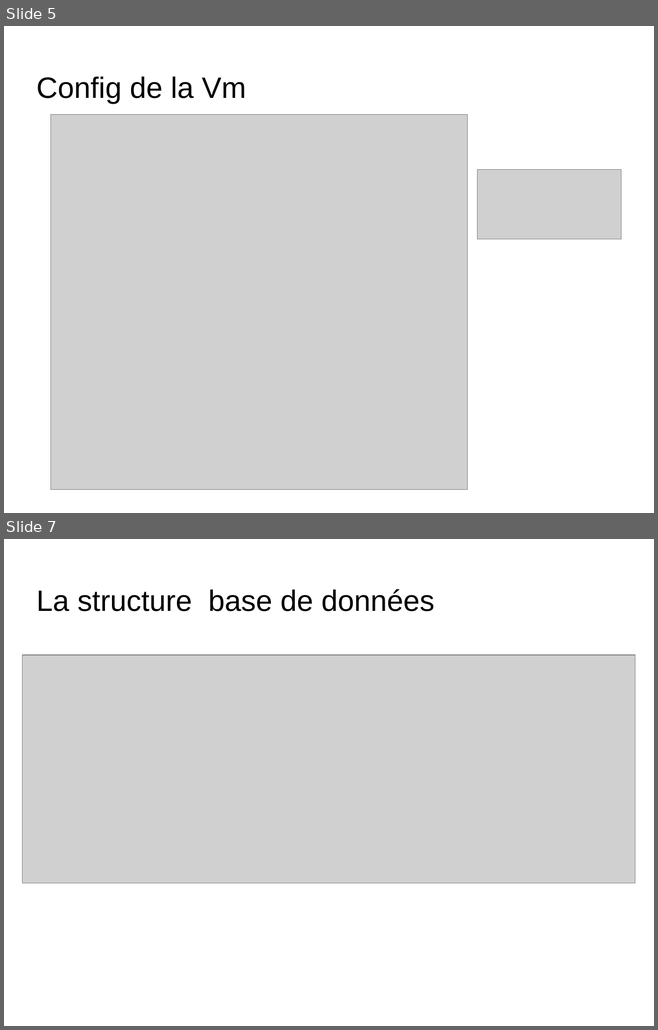
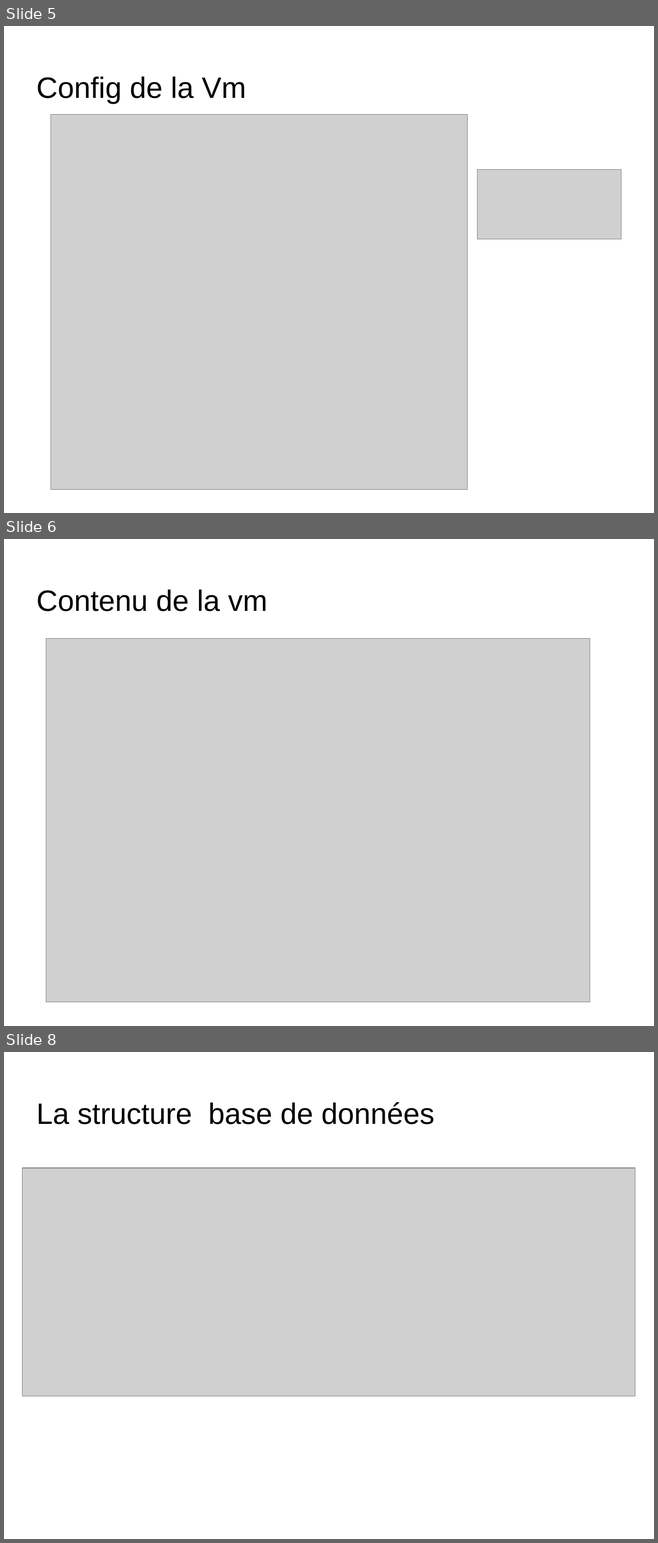
Before and after one commit to ClementM0512/Projet_Ortho, a slide deck: diapo karl Bourgault.odp. Shown one above the other, each under a label of ours: slides 5 and 7 before the commit, slides 5, 6 and 8 after it; the slides between them are not shown. The pictures are 658x1030 and 658x1543 pixels, drawn with LibreOffice and Linux fonts; fonts in the diff are those of the drawing; grey boxes stand for pictures; background and template pictures are left out. Boxes give left, top, right and bottom in pixels: in the first picture for what was removed or moved away, otherwise in the second. Text is boxed around its words. In the diff, an @@ line names an element or a change of style, - is before the commit and + after.

```diff
--- a/diapo karl Bourgault.odp
+++ b/diapo karl Bourgault.odp
@@ slide 6 added at (4,539,654,1026), background picture (left out) @@
@@ title added at (36,589,267,611), 36 pt, text #000000 @@
+Contenu de la vm
@@ picture added at (46,639,589,1002) @@
@@ what was slide 7 is now slide 8 @@
```
Also in this commit, not shown: 5 slides changed, 1 other slide added.
